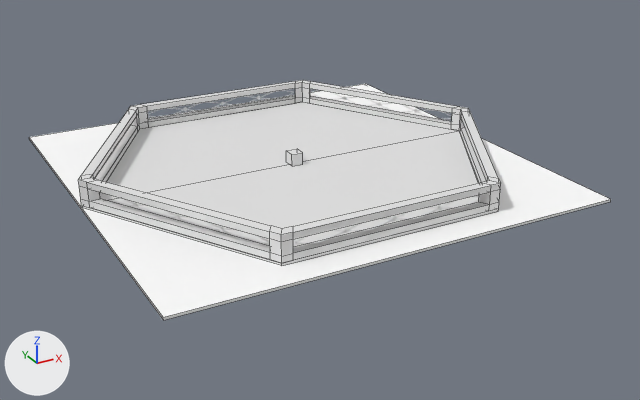
The Blender file Resources/BlendFiles/Arena.blend, before and after one commit.
Before and after are seen from a camera (50 mm lens) standing at (-30.8, -60.3, 26.4) and looking at (1.1, -2.3, -2.6). The lights are fixed; the arrows at lower left show +X, +Y and +Z. Mesh edges are drawn as thin lines on the coarser meshes.

Script lines for the objects in view, before the commit:
```python
me_cube_004 = bpy.data.meshes.new('Cube.004')
me_cube_004.from_pydata(...)  # 18 vertices, 16 faces; spans x -17.5..17.5, y -15.2..15.2, z -0.2..0.0
me_cube_005 = bpy.data.meshes.new('Cube.005')
me_cube_005.from_pydata(...)  # a box spanning x -17.5..17.5, y -17.5..17.5, z -0.2..0.0
me_cube_005.materials.append(mat_material_001)  # white #ffffff
me_cube_006 = bpy.data.meshes.new('Cube.006')
me_cube_006.from_pydata(...)  # a box spanning x -0.5..0.5, y -0.5..0.5, z 0.0..1.0
me_cube_008 = bpy.data.meshes.new('Cube.008')
me_cube_008.from_pydata(...)  # 144 vertices, 156 faces; spans x -17.5..17.5, y -15.2..15.2, z 0.0..2.0
ob_cube1x1 = bpy.data.objects.new('Cube1x1', me_cube_006)
ob_cube1x1.location = (0.0, 0.0, 0.0)
ob_ground = bpy.data.objects.new('Ground', me_cube_004)
ob_ground.location = (0.0, 0.0, 0.0)
ob_ground_barrier = bpy.data.objects.new('Ground_Barrier', me_cube_008)
ob_ground_barrier.location = (0.0, 0.0, 0.0)
ob_zoutline35x35 = bpy.data.objects.new('zOutline35x35', me_cube_005)
ob_zoutline35x35.location = (0.0, 0.0, -0.2)
```
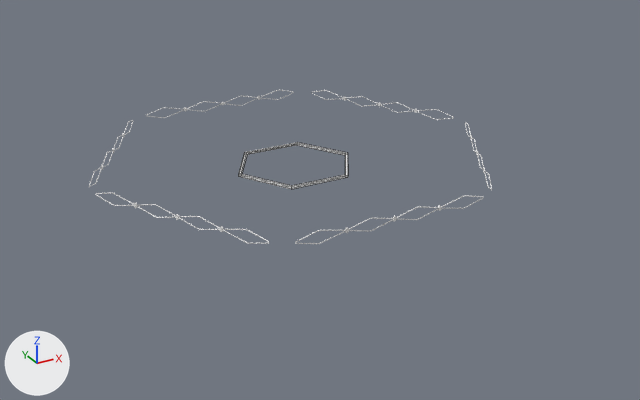
Location of each change, (x1, y1, x2, y2) in pixels of the pictures (640 x 400 px):
'Ground', hidden
    before: (81, 102, 499, 266)
'zOutline35x35', hidden
    before: (29, 84, 611, 320)
'Ground_Barrier', hidden
    before: (78, 80, 501, 263)
'Ground_CentreTrim', added
    after: (239, 142, 348, 189)
'Cube1x1', hidden
    before: (286, 149, 303, 166)

What the commit changed:
Mesh me_cube_017 is new.
It has 24 vertices, 24 faces and spans x -5.0..5.0, y -4.33..4.33, z -0.2..0.0.
Object 'Ground_Barrier' (ob_ground_barrier) is now hidden.
Object 'Cube1x1' (ob_cube1x1) is now hidden.
Object 'zOutline35x35' (ob_zoutline35x35) is now hidden.
Object 'Ground' (ob_ground) is now hidden.
Object 'Ground_CentreTrim' (ob_ground_centretrim) is new; it shows me_cube_017.
Its location is (0.0, 0.0, 0.0).
